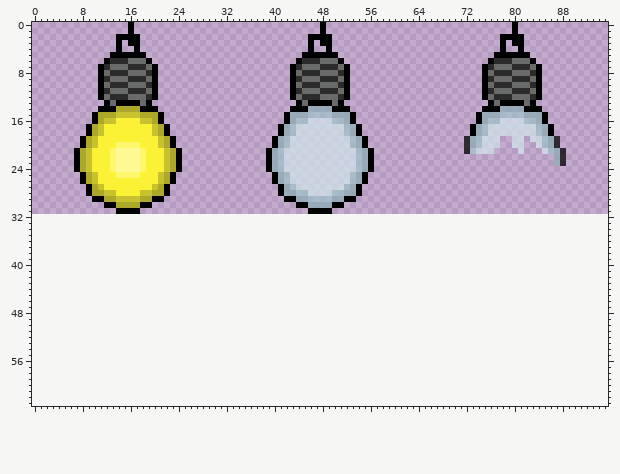
Pixel-art file, stored at sprites/gates/end_gate.ase. The picture above was drawn from the file before the commit.
96x32 pixels, 1 frame. The old version is drawn lined up with the new one, on the new canvas.
New version:
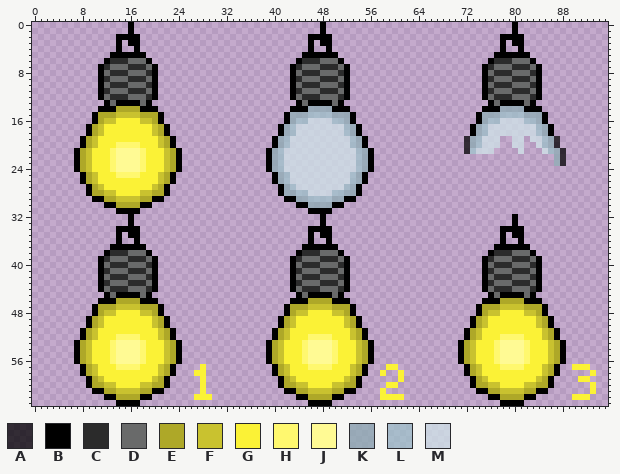
Palette (. is transparent): A #000000bd  B #000000  C #2b2b2b  D #696a6a  E #aea828  F #c9c22f  G #fbf236  H #fff86f  J #fffa94  K #8cacb3bd  L #9ec2cabd  M #cfe4e9bd
The edit:
canvas 96x32 -> 96x64
y 32..33: x 16 . -> B; x 48 . -> B; x 80 . -> B
y 34: x 14..17 .... -> BBBB; x 46..49 .... -> BBBB; x 78..81 .... -> BBBB
y 35: x 14 . -> B; x 16..17 .. -> BB; x 46 . -> B; x 48..49 .. -> BB; x 78 . -> B; x 80..81 .. -> BB
y 36: x 14 . -> B; x 17 . -> B; x 46 . -> B; x 49 . -> B; x 78 . -> B; x 81 . -> B
y 37: x 13..18 ...... -> BBBBBB; x 45..50 ...... -> BBBBBB; x 77..82 ...... -> BBBBBB
y 38: x 12..19 ........ -> BCCCDDDB; x 44..51 ........ -> BCCCDDDB; x 76..83 ........ -> BCCCDDDB
y 39: x 11..20 .......... -> BCDDDCCCDB; x 43..52 .......... -> BCDDDCCCDB; x 75..84 .......... -> BCDDDCCCDB
y 40: x 11..20 .......... -> BDCCCDDDCB; x 43..52 .......... -> BDCCCDDDCB; x 75..84 .......... -> BDCCCDDDCB
y 41: x 11..20 .......... -> BCDDDCCCDB; x 43..52 .......... -> BCDDDCCCDB; x 75..84 .......... -> BCDDDCCCDB
y 42: x 11..20 .......... -> BDCCCDDDCB; x 43..52 .......... -> BDCCCDDDCB; x 75..84 .......... -> BDCCCDDDCB
y 43: x 11..20 .......... -> BCDDDCCCDB; x 43..52 .......... -> BCDDDCCCDB; x 75..84 .......... -> BCDDDCCCDB
y 44: x 11..20 .......... -> BDCCCDDDCB; x 43..52 .......... -> BDCCCDDDCB; x 75..84 .......... -> BDCCCDDDCB
y 45: x 12..19 ........ -> BDBBBBDB; x 44..51 ........ -> BDBBBBDB; x 76..83 ........ -> BDBBBBDB
y 46: x 11..20 .......... -> BBBEEEEBBB; x 43..52 .......... -> BBBEEEEBBB; x 75..84 .......... -> BBBEEEEBBB
y 47: x 10..21 ............ -> BEEEFFFFEEEB; x 42..53 ............ -> BEEEFFFFEEEB; x 74..85 ............ -> BEEEFFFFEEEB
y 48: x 10..21 ............ -> BEFFGGGGFFEB; x 42..53 ............ -> BEFFGGGGFFEB; x 74..85 ............ -> BEFFGGGGFFEB
y 49..50: x 9..22 .............. -> BEFGGGGGGGGFEB; x 41..54 .............. -> BEFGGGGGGGGFEB; x 73..86 .............. -> BEFGGGGGGGGFEB
y 51: x 8..23 ................ -> BEFGGGGGGGGGGFEB; x 40..55 ................ -> BEFGGGGGGGGGGFEB; x 72..87 ................ -> BEFGGGGGGGGGGFEB
y 52: x 8..23 ................ -> BEFGGGHHHHGGGFEB; x 40..55 ................ -> BEFGGGHHHHGGGFEB; x 72..87 ................ -> BEFGGGHHHHGGGFEB
y 53..56: x 7..24 .................. -> BEFGGGHJJJJHGGGFEB; x 39..56 .................. -> BEFGGGHJJJJHGGGFEB; x 71..88 .................. -> BEFGGGHJJJJHGGGFEB
y 57: x 8..23 ................ -> BEFGGGHHHHGGGFEB; x 28 . -> G; x 40..55 ................ -> BEFGGGHHHHGGGFEB; x 59..60 .. -> GG; x 72..87 ................ -> BEFGGGHHHHGGGFEB; x 90..92 ... -> GGG
y 58: x 8..23 ................ -> BEFGGGGGGGGGGFEB; x 27..28 .. -> GG; x 40..55 ................ -> BEFGGGGGGGGGGFEB; x 58 . -> G; x 61 . -> G; x 72..87 ................ -> BEFGGGGGGGGGGFEB; x 93 . -> G
y 59: x 9..22 .............. -> BEFGGGGGGGGFEB; x 28 . -> G; x 41..54 .............. -> BEFGGGGGGGGFEB; x 61 . -> G; x 73..86 .............. -> BEFGGGGGGGGFEB; x 91..92 .. -> GG
y 60: x 9..22 .............. -> BEEFFGGGGFFEEB; x 28 . -> G; x 41..54 .............. -> BEEFFGGGGFFEEB; x 59..60 .. -> GG; x 73..86 .............. -> BEEFFGGGGFFEEB; x 93 . -> G
y 61: x 10..21 ............ -> BBEEFFFFEEBB; x 28 . -> G; x 42..53 ............ -> BBEEFFFFEEBB; x 58 . -> G; x 74..85 ............ -> BBEEFFFFEEBB; x 93 . -> G
y 62: x 12..19 ........ -> BBEEEEBB; x 27..29 ... -> GGG; x 44..51 ........ -> BBEEEEBB; x 58..61 .... -> GGGG; x 76..83 ........ -> BBEEEEBB; x 90..92 ... -> GGG
y 63: x 14..17 .... -> BBBB; x 46..49 .... -> BBBB; x 78..81 .... -> BBBB
Pixel boxes of the changes (left, top, right, bottom) in both pictures:
added: (74, 214, 212, 406)
added: (266, 214, 404, 406)
added: (458, 214, 596, 406)
